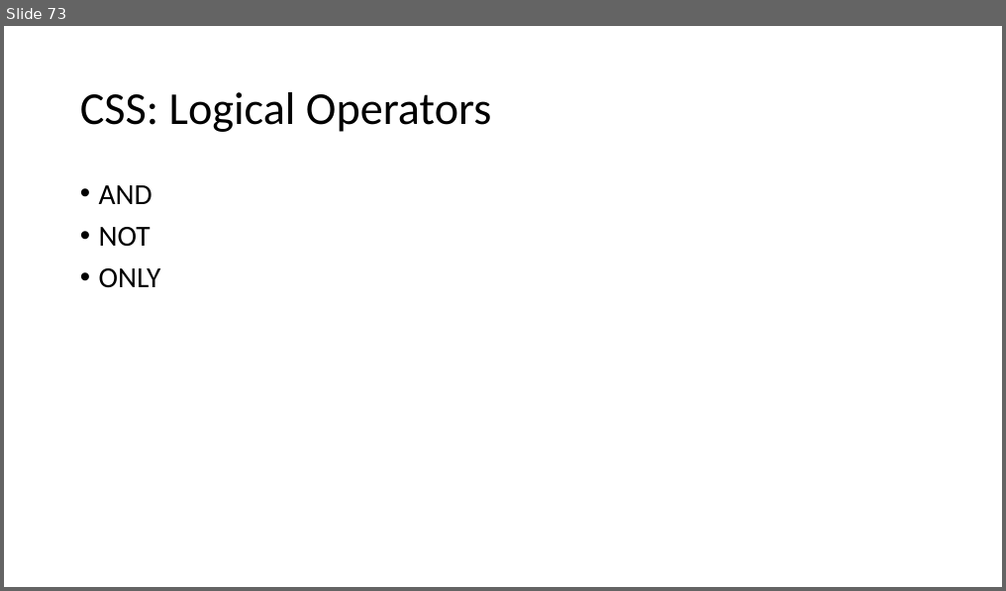
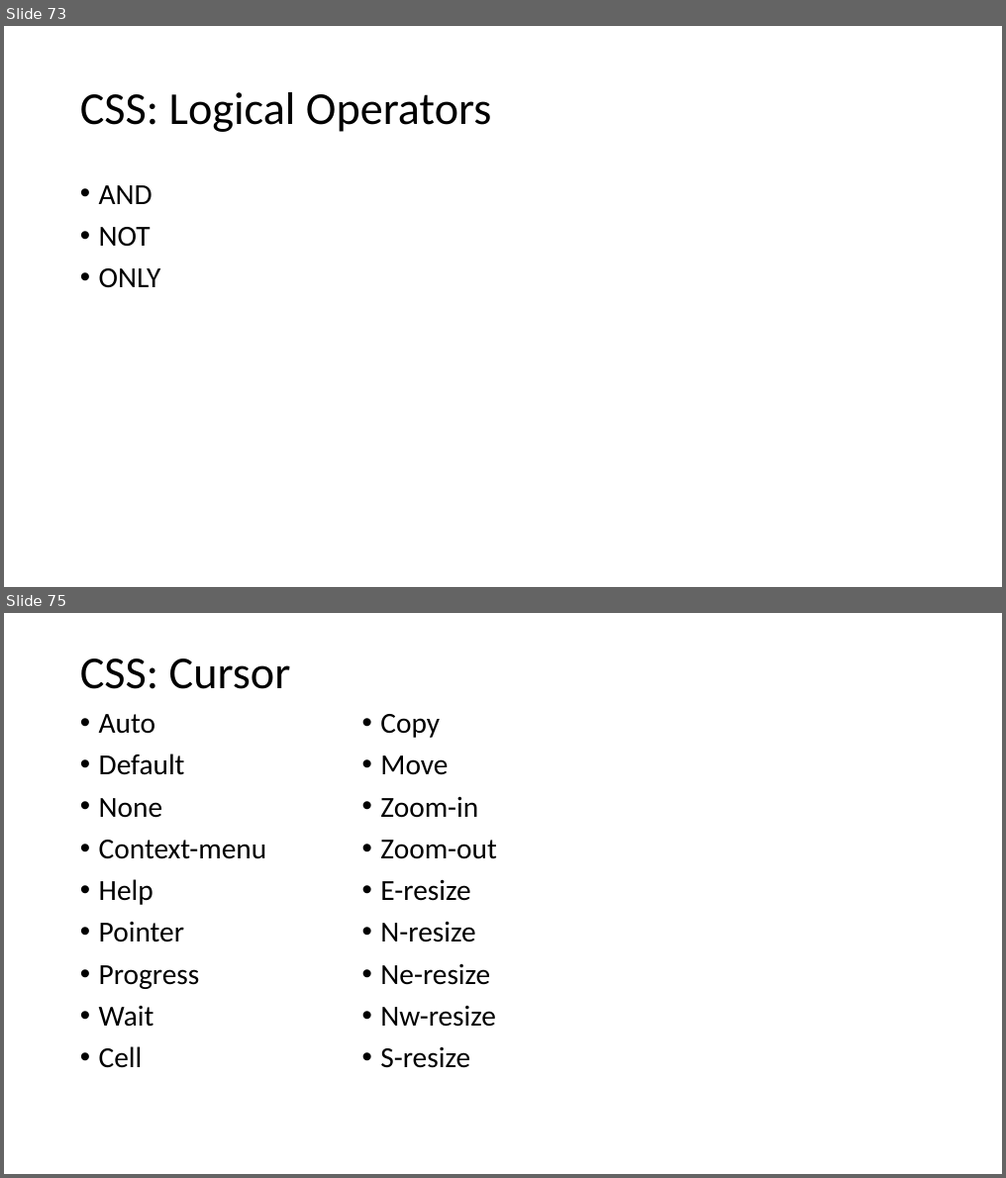
Before and after one commit to PiyushChaturvedii/Batch04, a slide deck: CSS.pptx. Shown one above the other, each under a label of ours: slide 73 before the commit, slides 73 and 75 after it; the slides between them are not shown. The pictures are 1006x591 and 1006x1178 pixels, drawn with LibreOffice and Linux fonts; fonts in the diff are those of the drawing. Boxes give left, top, right and bottom in pixels: in the first picture for what was removed or moved away, otherwise in the second. Text is boxed around its words. In the diff, an @@ line names an element or a change of style, - is before the commit and + after.

```diff
--- a/CSS.pptx
+++ b/CSS.pptx
@@ slide 75 added at bbox=[4, 613, 1002, 1174], background #FFFFFF @@
@@ title added at bbox=[80, 659, 291, 689], 44 pt, text #000000 @@
+CSS: Cursor
@@ text added at bbox=[99, 714, 496, 1068], 28 pt, text #000000 @@
+• Auto
+• Default
+• None
+• Context-menu
+• Help
+• Pointer
+• Progress
+• Wait
+• Cell
+• Copy
+• Move
+• Zoom-in
+• Zoom-out
+• E-resize
+• N-resize
+• Ne-resize
+• Nw-resize
+• S-resize
```
Also in this commit, not shown: 2 other slides added, 3 other files.
